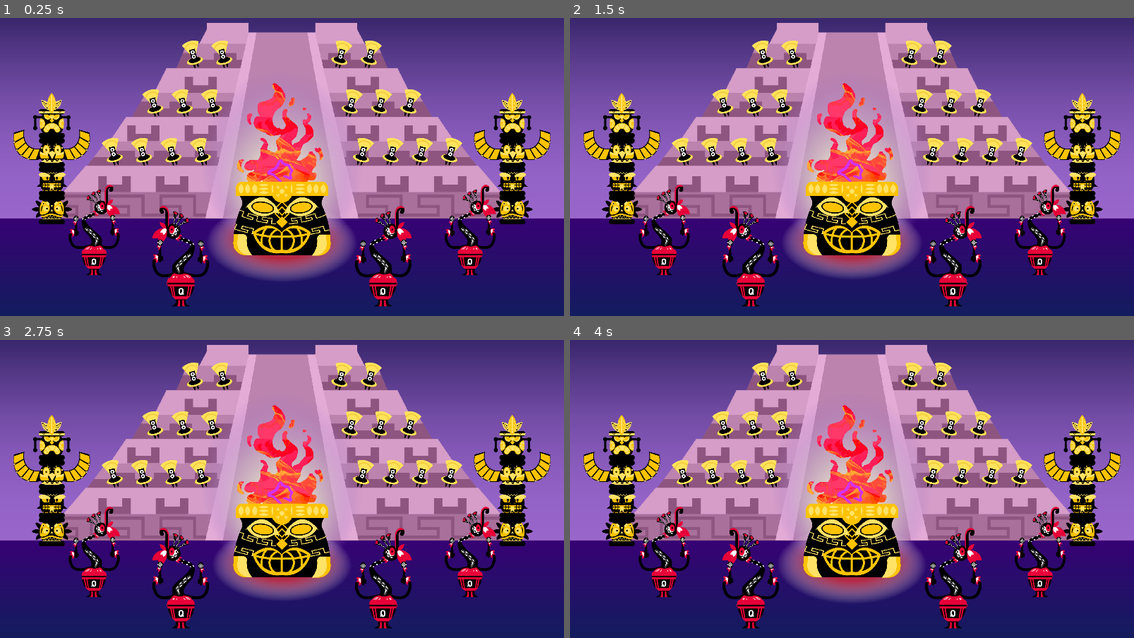
Above: before the commit, frames 1-4 (two rows, left to right).
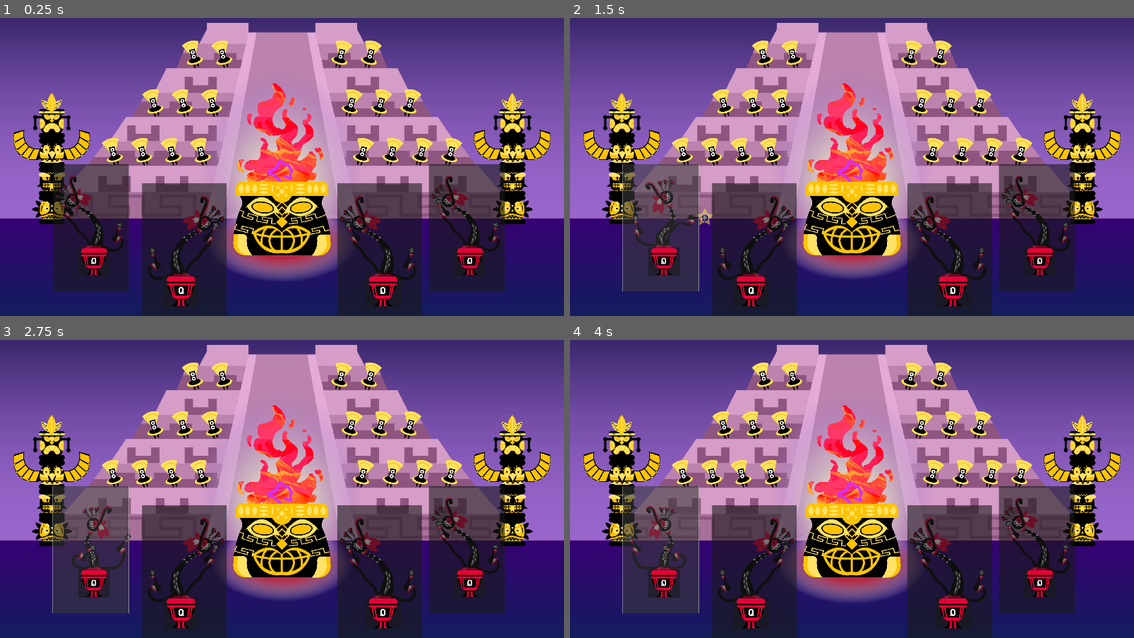
Above: after the commit, the same moments.

Repository: ElMagoRubio/SummerJam2025
Game: Godot game, scene res://scenes/main_scene.tscn
Same seed, same stepped clock (60 frames per second), same inputs: the game is played once before the commit and once after it.
Inputs (mouse positions are in pixels of both pictures, inside the frame that each line leads up to):
- Up to frame 1 (0.25 s): no input
- Up to frame 2 (1.5 s): click (665, 262) at 0.52 s; click (660, 226) at 1.27 s
- Up to frame 3 (2.75 s): click (90, 548) at 2.02 s
- Up to frame 4 (4 s): click (665, 584) at 2.77 s; click (660, 548) at 3.52 s

The runs differ from the first frame. In frame 1, 23% of the frame differs, in the area x 9-90%, y 49-100%; in frame 2, 24%; in frame 3, 24%; in frame 4, 24%.

Commit message:
main_scene prototype 1

Diff:
--- /dev/null
+++ b/make_fire_godot/scenes/drum.tscn
@@ -0,0 +1,18 @@
+[gd_scene load_steps=3 format=3 uid="uid://b10cro5tjwqry"]
+
+[ext_resource type="Script" uid="uid://biy3jbicqdjy0" path="res://scripts/controllers/drum.gd" id="1_a7v6b"]
+[ext_resource type="Texture2D" uid="uid://dvifqjvjtjkym" path="res://assets/sprites/drums/Drum_Q_1.svg" id="2_s60e3"]
+
+[node name="Drum" type="Node2D"]
+script = ExtResource("1_a7v6b")
+
+[node name="Button" type="Button" parent="."]
+offset_left = -80.0
+offset_top = -72.0
+offset_right = 80.0
+offset_bottom = 72.0
+
+[node name="Sprite2D" type="Sprite2D" parent="."]
+texture = ExtResource("2_s60e3")
+
+[connection signal="pressed" from="Button" to="." method="_on_button_pressed"]
--- a/make_fire_godot/scenes/main_scene.gd
+++ b/make_fire_godot/scenes/main_scene.gd
@@ -1,7 +1 @@
 extends Node2D
-
-func _ready():
-	pass
-
-func _process(delta):
-	pass
--- a/make_fire_godot/scenes/main_scene.tscn
+++ b/make_fire_godot/scenes/main_scene.tscn
@@ -172,3 +172,5 @@
 [node name="Player4" parent="." instance=ExtResource("7_c16ls")]
 position = Vector2(616, 864)
 scale = Vector2(0.25, 0.25)
+
+[editable path="Player1"]
--- a/make_fire_godot/scenes/player.tscn
+++ b/make_fire_godot/scenes/player.tscn
@@ -10,6 +10,7 @@
 [ext_resource type="Texture2D" uid="uid://cireljyguam82" path="res://assets/sprites/drummer/Mantener (1).png" id="8_qfm1y"]
 [ext_resource type="Texture2D" uid="uid://dcvhwr6pjh2gm" path="res://assets/sprites/drummer/Mantener (2).png" id="9_fulsm"]
 [ext_resource type="Texture2D" uid="uid://calpgnlptpbn0" path="res://assets/sprites/drummer/Mantener (3).png" id="10_4r5pv"]
+[ext_resource type="PackedScene" uid="uid://b10cro5tjwqry" path="res://scenes/drum.tscn" id="11_d2wvv"]
 
 [sub_resource type="SpriteFrames" id="SpriteFrames_60mlk"]
 animations = [{
@@ -53,7 +54,7 @@
 }],
 "loop": true,
 "name": &"mantener",
-"speed": 12.0
+"speed": 3.0
 }]
 
 [node name="Player" type="Node2D"]
@@ -61,14 +62,18 @@
 
 [node name="AnimatedSprite2D" type="AnimatedSprite2D" parent="."]
 sprite_frames = SubResource("SpriteFrames_60mlk")
-animation = &"idle"
+animation = &"mantener"
+frame_progress = 0.246404
 
 [node name="PlayNote" type="Button" parent="."]
-visible = false
 offset_left = -528.0
 offset_top = -944.0
 offset_right = 624.0
 offset_bottom = 976.0
 
+[node name="Drum" parent="." instance=ExtResource("11_d2wvv")]
+position = Vector2(0, 526)
+scale = Vector2(3, 3)
+
 [connection signal="button_down" from="PlayNote" to="." method="_on_play_note_button_down"]
 [connection signal="button_up" from="PlayNote" to="." method="_on_play_note_button_up"]
--- /dev/null
+++ b/make_fire_godot/scripts/controllers/drum.gd
@@ -0,0 +1,21 @@
+extends Node2D
+
+const MAX_SCALE = 1.2
+const MIN_SCALE = 1.0
+const ANIM_DURATION = 0.025  # Tiempo de subida y bajada (total: 0.05s)
+
+@onready var sprite = $Sprite2D
+@onready var button = $Button
+@onready var tween = get_tree().create_tween()
+
+func _ready():
+	button.pressed.connect(_on_button_pressed)
+
+func _on_button_pressed():
+	# Reinicia el tween si ya se está ejecutando
+	if tween.is_running():
+		tween.kill()
+
+	tween = get_tree().create_tween()
+	tween.tween_property(sprite, "scale", Vector2(MAX_SCALE, MAX_SCALE), ANIM_DURATION).set_trans(Tween.TRANS_BACK).set_ease(Tween.EASE_OUT)
+	tween.tween_property(sprite, "scale", Vector2(MIN_SCALE, MIN_SCALE), ANIM_DURATION).set_trans(Tween.TRANS_BACK).set_ease(Tween.EASE_IN)
--- a/make_fire_godot/scripts/controllers/player.gd
+++ b/make_fire_godot/scripts/controllers/player.gd
@@ -2,6 +2,8 @@
 
 @onready var timer = $RotationTime
 @onready var sprite = $AnimatedSprite2D
+
+@onready var key # La tecla/instrumento correspondiente al jugador
 
 var counter = false
 
Not shown: 1 places in make_fire_godot/scenes/player.tscn that only renumber resources
Not shown, added: make_fire_godot/scripts/controllers/drum.gd.uid
Renamed: make_fire_godot/drums.gd -> make_fire_godot/scripts/controllers/drums.gd
Renamed: make_fire_godot/drums.gd.uid -> make_fire_godot/scripts/controllers/drums.gd.uid
